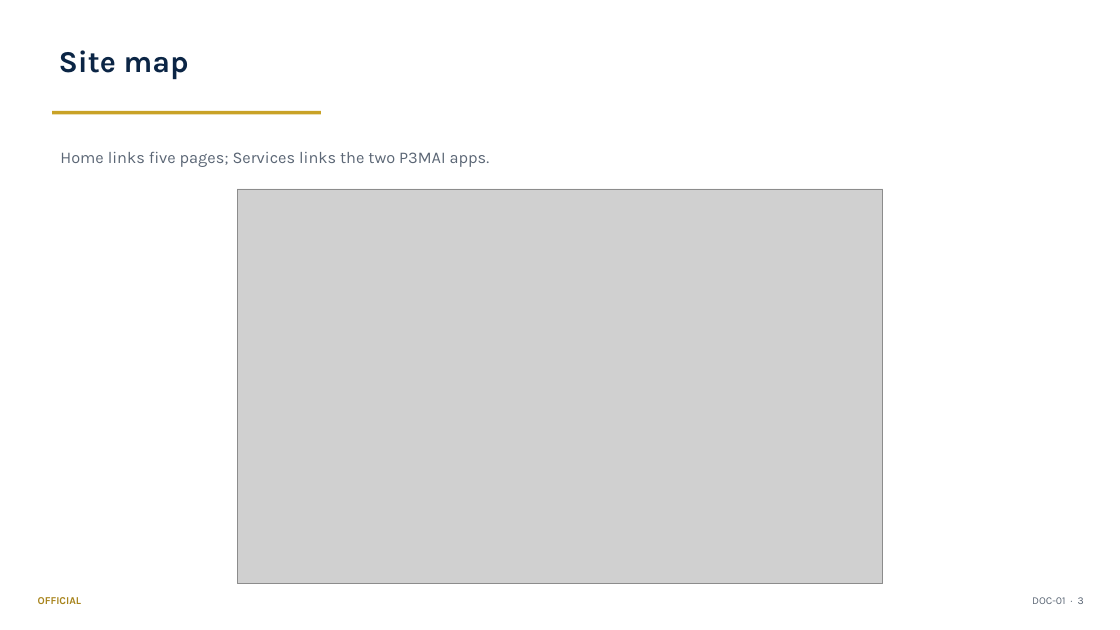
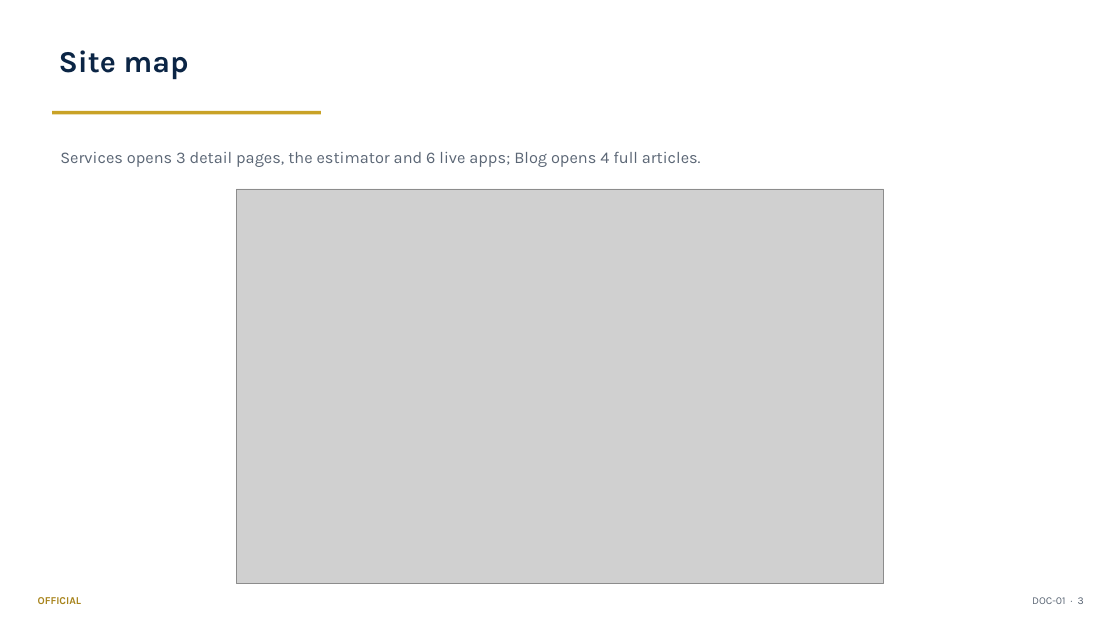
Before and after one commit to DRC63/p3mai-website, a slide deck: slide 3 of docs/01_Architecture_and_Design_Summary.pptx. Drawn at 1120x630 pixels with LibreOffice and Linux fonts; fonts in the diff are those of the drawing; grey boxes stand for pictures. Boxes give left, top, right and bottom in pixels: in the first picture for what was removed or moved away, otherwise in the second. Text is boxed around its words. In the diff, an @@ line names an element or a change of style, - is before the commit and + after.

```diff
--- a/docs/01_Architecture_and_Design_Summary.pptx
+++ b/docs/01_Architecture_and_Design_Summary.pptx
@@ text at <box>60,152,701,167</box>: text changed @@
-Home links five pages; Services links the two P3MAI apps.
+Services opens 3 detail pages, the estimator and 6 live apps; Blog opens 4 full articles.
```
Also in this commit, not shown: 6 other slides changed, 1 slide added, 2 slides removed, 13 other files.
